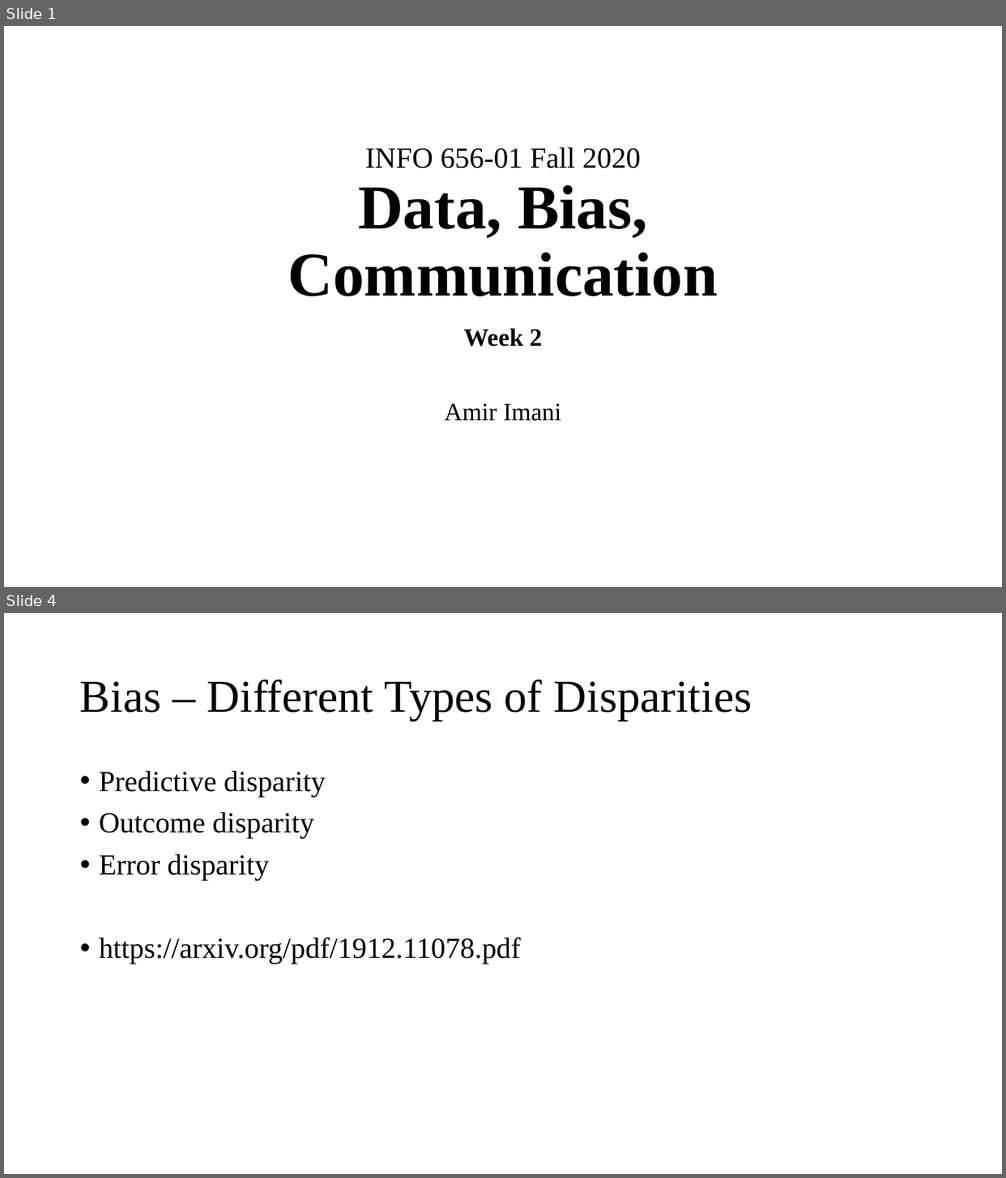
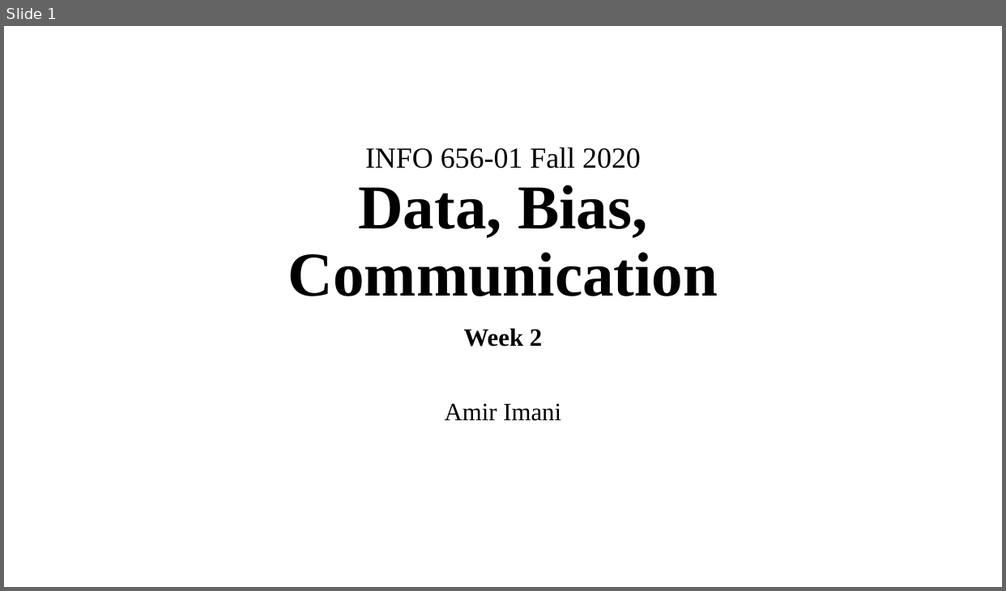
Before and after one commit to Amirosimani/Machine_Learning_Pratt, a slide deck: course slides/week_02.pptx. Shown one above the other, each under a label of ours: slides 1 and 4 before the commit, slide 1 after it; the slides between them are not shown. The pictures are 1006x1178 and 1006x591 pixels, drawn with LibreOffice and Linux fonts; fonts in the diff are those of the drawing. Boxes give left, top, right and bottom in pixels: in the first picture for what was removed or moved away, otherwise in the second. Text is boxed around its words. In the diff, an @@ line names an element or a change of style, - is before the commit and + after.

```diff
--- a/course slides/week_02.pptx
+++ b/course slides/week_02.pptx
@@ slide 4 removed at (4, 613, 1002, 1174), background #FFFFFF @@
@@ title removed at (80, 679, 752, 721) @@
-Bias – Different Types of Disparities
@@ text removed at (99, 771, 521, 965) @@
-• Predictive disparity
-• Outcome disparity
-• Error disparity
-• https://arxiv.org/pdf/1912.11078.pdf
```
Also in this commit, not shown: 2 slides changed, 4 slides added, 3 other files.
